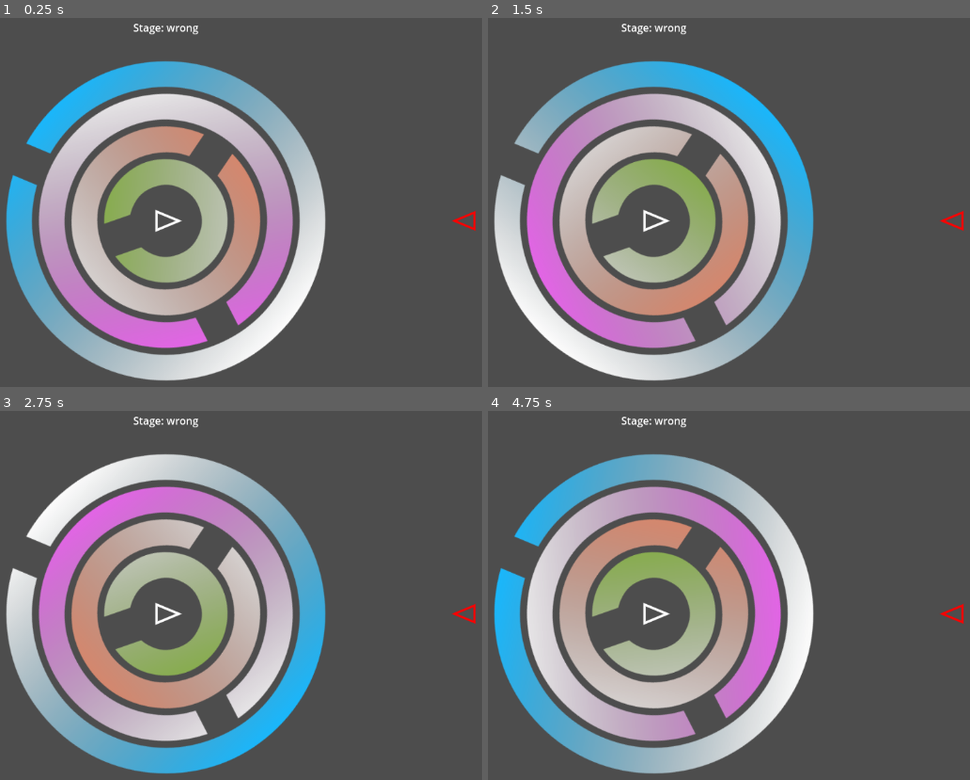
Above: before the commit, frames 1-4 (two rows, left to right).
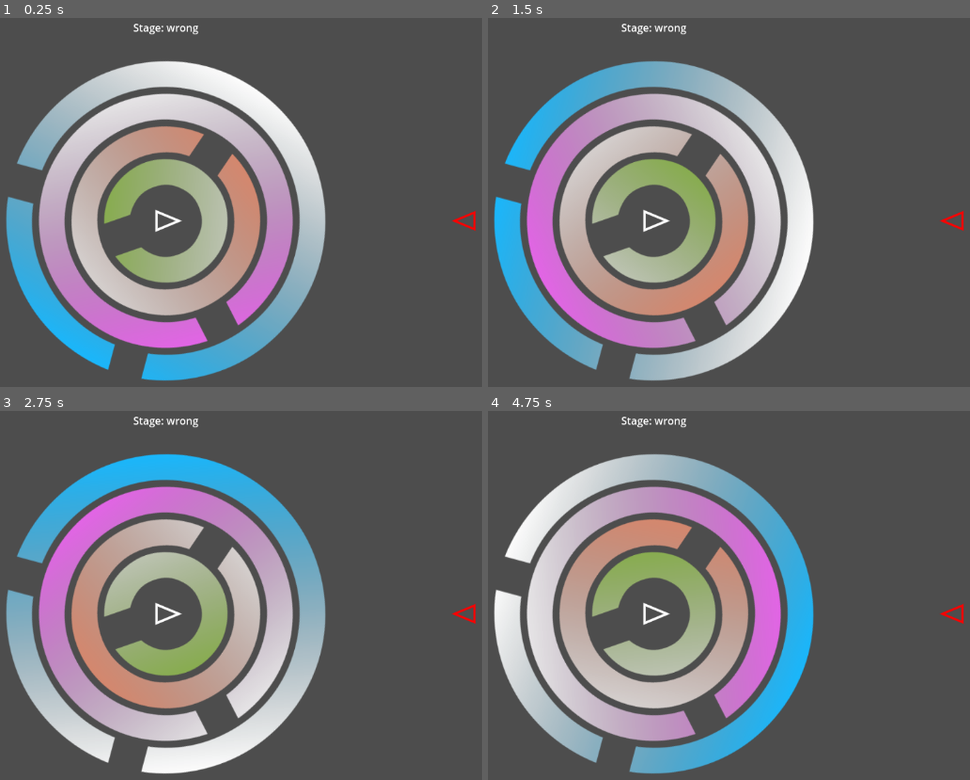
Above: after the commit, the same moments.

Repository: LettucePie/october
Game: Godot game, scene res://game.tscn
Same seed, same stepped clock (60 frames per second), same inputs: the game is played once before the commit and once after it.
Inputs (mouse positions are in pixels of both pictures, inside the frame that each line leads up to):
- Up to frame 1 (0.25 s): no input
- Up to frame 2 (1.5 s): move the mouse to (820, 198) at 0.52 s; click (820, 198) at 0.67 s; move the mouse to (502, 243) at 1.27 s; click (502, 243) at 1.42 s
- Up to frame 3 (2.75 s): move the mouse to (241, 521) at 2.02 s; click (241, 521) at 2.17 s
- Up to frame 4 (4.75 s): move the mouse to (618, 698) at 2.77 s; click (618, 698) at 2.92 s; move the mouse to (878, 676) at 3.52 s; click (878, 676) at 3.67 s; move the mouse to (outside the picture) at 4.27 s; click (outside the picture) at 4.42 s

The runs differ from the first frame. In frame 1, 12% of the frame differs, in the area x 1-68%, y 11-99%; in frame 2, 12%; in frame 3, 12%; in frame 4, 13%.

Commit message:
testing out ring snapping

Diff:
--- a/game.gd
+++ b/game.gd
@@ -16,6 +16,7 @@
 				center_stage = c
 	if !center_stage.stage_solved.is_connected(stage_solved):
 		center_stage.stage_solved.connect(stage_solved)
+	recenter()
 
 
 func recenter() -> void:
--- a/game.tscn
+++ b/game.tscn
@@ -1,18 +1,17 @@
 [gd_scene load_steps=4 format=3 uid="uid://cuqejiribu1et"]
 
 [ext_resource type="Script" uid="uid://bdd177d25nwm" path="res://game.gd" id="1_ryrav"]
-[ext_resource type="PackedScene" uid="uid://bj3bhkl78bpfk" path="res://stages/stage_00_test.tscn" id="2_e2o6t"]
+[ext_resource type="PackedScene" uid="uid://dled7keirclfi" path="res://stages/stage_01_test.tscn" id="3_fc0e3"]
 [ext_resource type="Script" uid="uid://cgatjnj826qbc" path="res://components/waypoint.gd" id="3_feb5d"]
 
 [node name="Game" type="Node" node_paths=PackedStringArray("center_stage")]
 script = ExtResource("1_ryrav")
-center_stage = NodePath("stage")
+center_stage = NodePath("stage_01_test")
 
 [node name="waypoint" type="Node2D" parent="."]
 script = ExtResource("3_feb5d")
 
-[node name="stage" parent="." instance=ExtResource("2_e2o6t")]
-position = Vector2(576, 324)
+[node name="stage_01_test" parent="." instance=ExtResource("3_fc0e3")]
 
 [node name="Control" type="Control" parent="."]
 layout_mode = 3
--- a/ring.gd
+++ b/ring.gd
@@ -19,13 +19,14 @@
 func _ready() -> void:
 	light_rotate_var = randf_range(0.8, 2.0)
 	if clearings.size() <= 0:
-		print("**ERROR** UNSOLVABLE RING")
-	else:
-		for c in clearings:
-			if c.ring_owner != self:
-				c.ring_owner = self
-			if !c.solution_prox.is_connected(solution_proxima):
-				c.solution_prox.connect(solution_proxima)
+		for c in get_children():
+			if c is Clearing:
+				clearings.append(c)
+	for c in clearings:
+		if c.ring_owner != self:
+			c.ring_owner = self
+		if !c.solution_prox.is_connected(solution_proxima):
+			c.solution_prox.connect(solution_proxima)
 
 
 func _process(delta: float) -> void:
--- a/stage.gd
+++ b/stage.gd
@@ -63,6 +63,23 @@
 	rings[id].rotation = rot
 
 
+func _snap_ring_to_solution(id : int) -> void:
+	print("Snapping Ring: ", id)
+	var ring : Ring = rings[id]
+	var ring_rot : float = ring.rotation
+	var offset = -1.0
+	if ring_rot >= 0:
+		offset = 1.0
+
+	var viable_angles : PackedFloat32Array = []
+	for clearing in ring.clearings:
+		viable_angles.append(Vector2.RIGHT.angle_to(clearing.position.normalized()))
+	var closest_snap_angle : float = viable_angles[0]
+	print("RINGROT: ", ring.rotation, " | FIXED: ", ring_rot)
+	print("RING VIABLES: ", viable_angles)
+	print("What if I added the TAU or PI to the viables based on divisible into current rot?")
+
+
 func _check_solution() -> bool:
 	var result : bool = false
 	if rings.size() == solution_status.size():
@@ -104,6 +121,9 @@
 			ring_selected_rot = rings[ring_selected_id].rotation
 			click_on_pos = local_pos
 	else:
+		if ring_selected_id >= 0:
+			if solution_status[ring_selected_id]:
+				_snap_ring_to_solution(ring_selected_id)
 		_active_ring_forget()
 
 
@@ -128,5 +148,7 @@
 	print("RING:" , ring, " REPORTS: ", solved, " to CENTER STAGE")
 	var idx = rings.find(ring)
 	solution_status[idx] = solved
+	if ring_selected_id != idx and solved:
+		_snap_ring_to_solution(idx)
 	if _check_solution():
 		emit_signal("stage_solved")
--- /dev/null
+++ b/stages/stage_01_test.tscn
@@ -0,0 +1,32 @@
+[gd_scene load_steps=7 format=3 uid="uid://dled7keirclfi"]
+
+[ext_resource type="Script" uid="uid://cykug2x5ji3h3" path="res://stage.gd" id="1_p3s4r"]
+[ext_resource type="PackedScene" uid="uid://dk562dv21sngq" path="res://rings/ring_4a.tscn" id="2_ww81d"]
+[ext_resource type="PackedScene" uid="uid://dgolblnjyhh4o" path="res://rings/ring_3a.tscn" id="3_unakv"]
+[ext_resource type="PackedScene" uid="uid://b1gaxp4oi33wh" path="res://rings/ring_2a.tscn" id="4_7fril"]
+[ext_resource type="PackedScene" uid="uid://c3py07223e7mq" path="res://rings/ring_1b.tscn" id="5_p3s4r"]
+
+[sub_resource type="RectangleShape2D" id="RectangleShape2D_ryrav"]
+size = Vector2(300, 10)
+
+[node name="stage_01_test" type="Node2D" node_paths=PackedStringArray("solution_area") groups=["Center"]]
+script = ExtResource("1_p3s4r")
+solution_area = NodePath("solution")
+
+[node name="Ring_4A" parent="." instance=ExtResource("2_ww81d")]
+rotation = 2.8064895
+
+[node name="Ring_3A" parent="." instance=ExtResource("3_unakv")]
+rotation = -0.97563905
+
+[node name="Ring_2A" parent="." instance=ExtResource("4_7fril")]
+rotation = 1.097812
+
+[node name="Ring_1B" parent="." instance=ExtResource("5_p3s4r")]
+rotation = 1.8308504
+
+[node name="solution" type="Area2D" parent="." groups=["Solution"]]
+
+[node name="CollisionShape2D" type="CollisionShape2D" parent="solution"]
+position = Vector2(150, 0)
+shape = SubResource("RectangleShape2D_ryrav")
